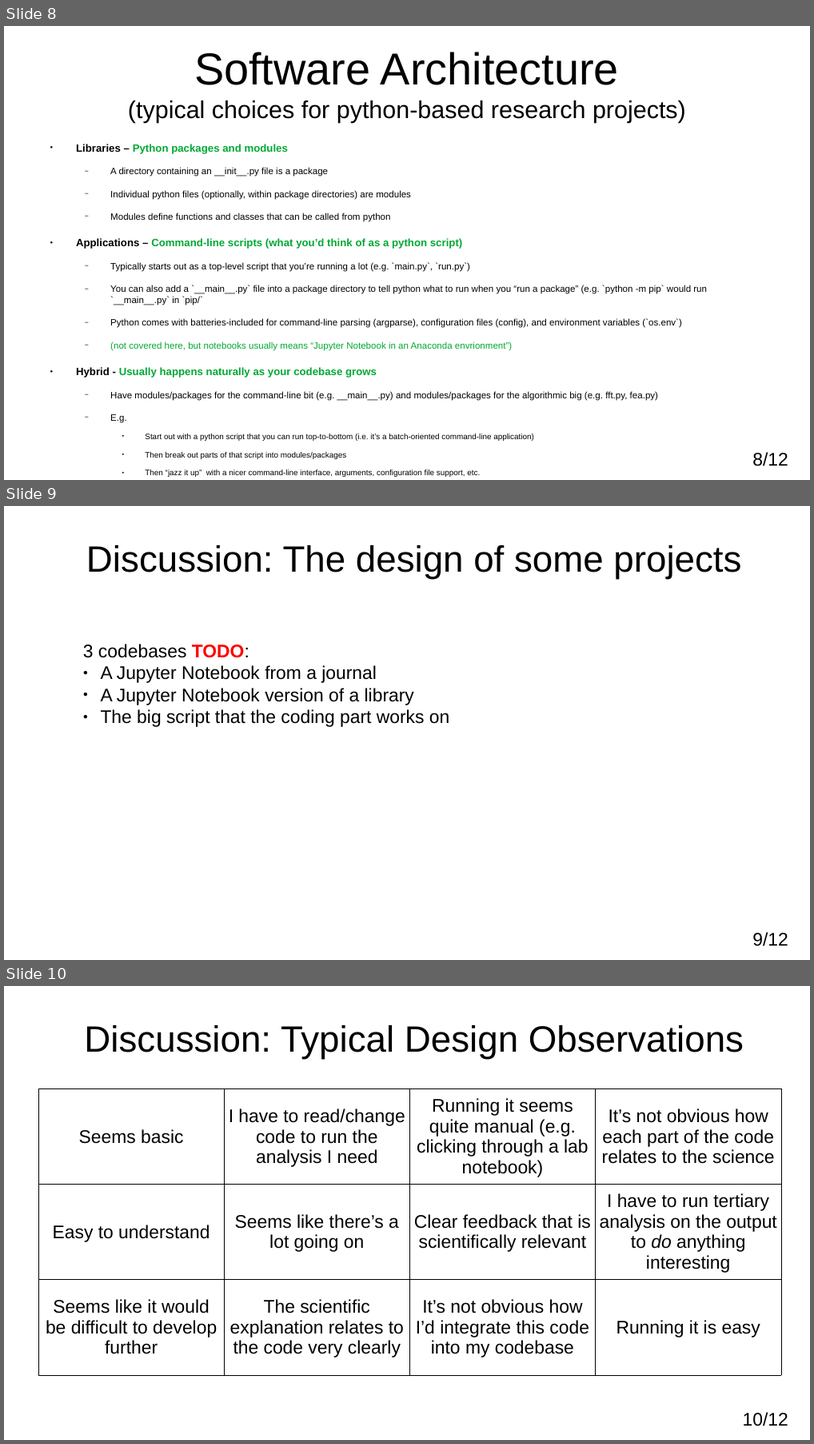
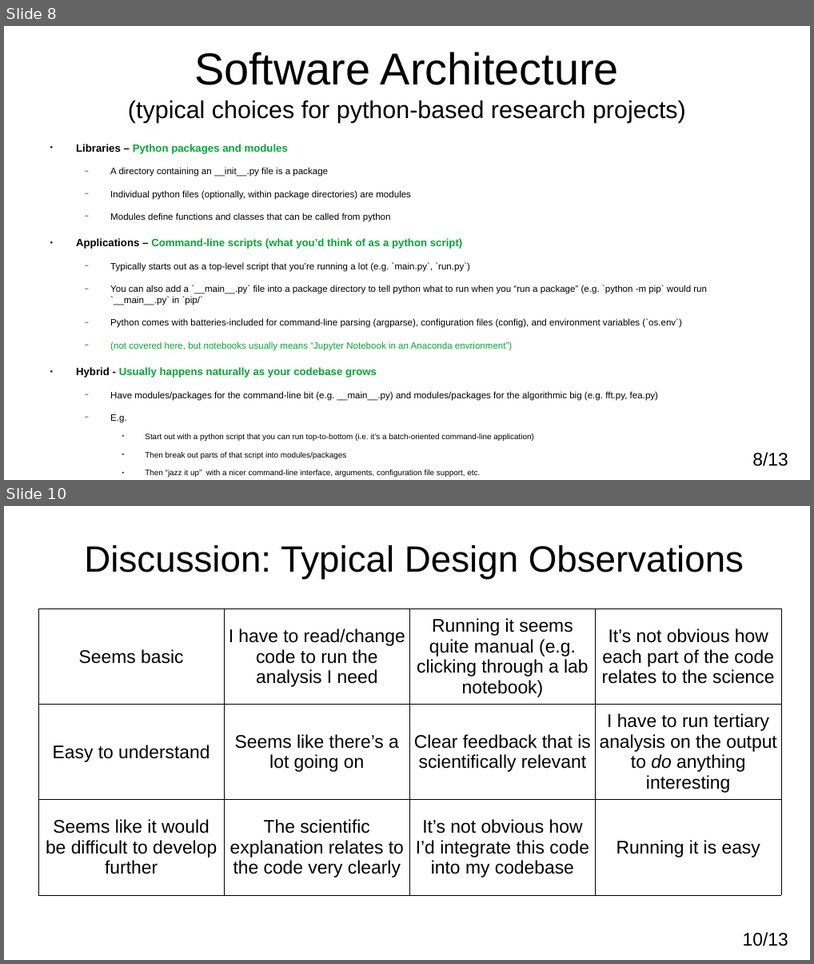
Before and after one commit to adamkewley/rse-meetups, a slide deck: 3_SoftwareDesign/PresentationSlides.odp. Shown one above the other, each under a label of ours: slides 8, 9 and 10 before the commit, slides 8 and 10 after it; the slides between them are not shown. The pictures are 814x1444 and 814x964 pixels, drawn with LibreOffice and Linux fonts; fonts in the diff are those of the drawing. Boxes give left, top, right and bottom in pixels: in the first picture for what was removed or moved away, otherwise in the second. Text is boxed around its words. In the diff, an @@ line names an element or a change of style, - is before the commit and + after.

Commit message:
Finish session 3 slides and add exercise script

```diff
--- a/3_SoftwareDesign/PresentationSlides.odp
+++ b/3_SoftwareDesign/PresentationSlides.odp
@@ slide 9 removed at (4, 506, 810, 960), background #FFFFFF @@
@@ title removed at (86, 545, 742, 579) @@
-Discussion: The design of some projects
@@ text removed at (83, 644, 450, 727) @@
-3 codebases TODO:
-● A Jupyter Notebook from a journal
-● A Jupyter Notebook version of a library
-● The big script that the coding part works on
@@ page number removed at (753, 932, 788, 946) @@
-9/12
@@ page number at (753, 452, 788, 466): text changed @@
-8/12
+8/13
@@ page number at (743, 932, 789, 946): text changed @@
-10/12
+10/13
```
Also in this commit, not shown: 2 slides changed, 2 slides added, 1 other file.
